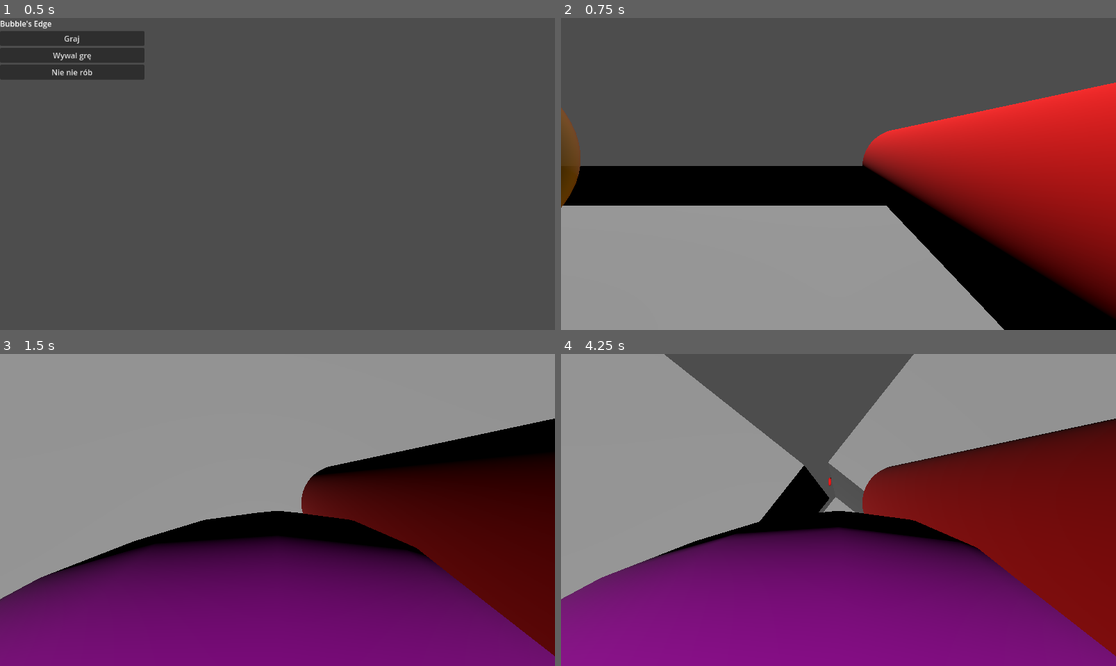
Above: before the commit, frames 1-4 (two rows, left to right).
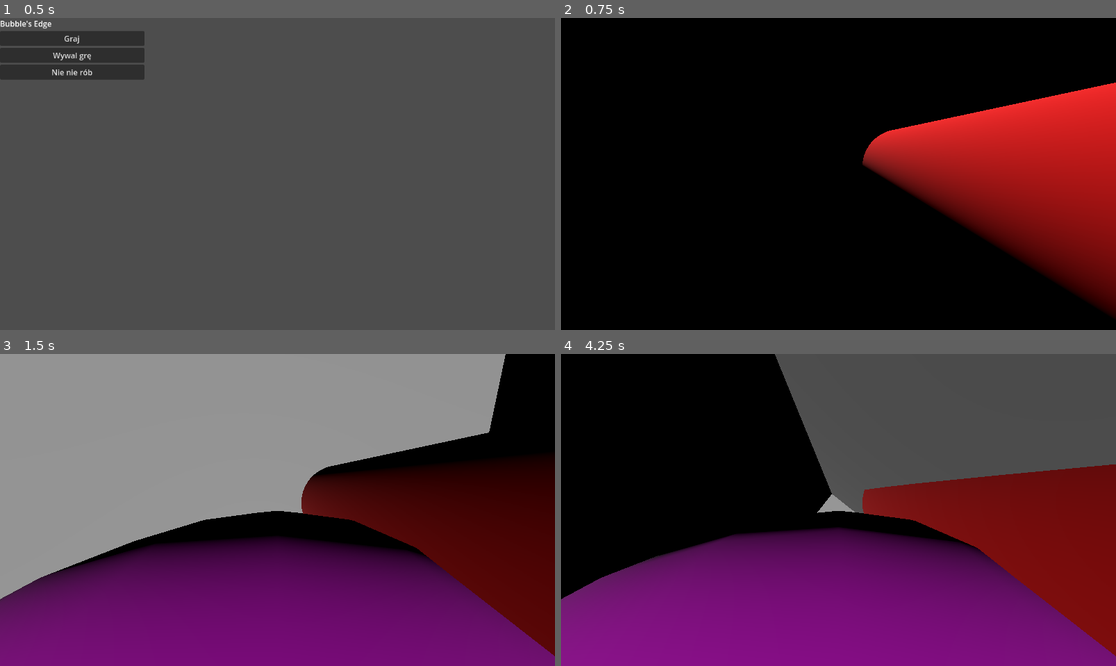
Above: after the commit, the same moments.

Repository: PieroganoReggiano/Bul-bul-myslenia
Game: Godot game, scene res://korzen.tscn
Two runs of this game, one before a commit and one after it. Both use one fixed random seed, a clock stepped at 60 frames per second and the inputs below. Sound files missing from this copy of the repository are replaced by a short silence.
Inputs (mouse positions are in pixels of both pictures, inside the frame that each line leads up to):
- Up to frame 1 (0.5 s): no input
- Up to frame 2 (0.75 s): click "Graj" at 0.5 s
- Up to frame 3 (1.5 s): tap Enter at 1.25 s; move the mouse to (305, 510) at 1.27 s; hold Up (move_forward) from 1.28 s (still down); hold Shift (move_speed) from 1.28 s (still down)
- Up to frame 4 (4.25 s): keep holding Up (move_forward); tap Space (move_jump) at 1.52, 2.27, 3.77 s; move the mouse to (810, 510) at 2.02 s; release Shift (move_speed) at 2.03 s; tap C (move_crouch) at 2.1 s; tap Shift (move_speed) at 2.3, 3.8 s; move the mouse to (849, 503) at 2.77 s; hold Shift (move_speed) 2.78-3.53 s; move the mouse to (832, 516) at 3.52 s; click (832, 516) at 3.6 s

Frame 1 is identical in both runs. In frame 2, 67% of the frame differs, in the area x 0-100%, y 0-100%; in frame 3, 2.3%; in frame 4, 44%.

Commit message:
Initial level, moving door, button, walls

Diff:
--- a/korzen.gd
+++ b/korzen.gd
@@ -3,7 +3,7 @@
 
 @onready var swiat_container : Node = $"SwiatContainer"
 @onready var menu = $GUI/Menu
-var default_swiat_scene = load("res://sceny/arena_1.tscn")
+var default_swiat_scene = load("res://sceny/level1.tscn")
 var default_player = load("res://parkourowiec.tscn")
 
 var current_player : Parkourowiec
--- /dev/null
+++ b/sceny/level1.tscn
@@ -0,0 +1,76 @@
+[gd_scene load_steps=7 format=3 uid="uid://xlaedvrd7t2u"]
+
+[ext_resource type="PackedScene" uid="uid://b158kpbwttwrp" path="res://sceny/sciany/duza.tscn" id="1_brfg6"]
+[ext_resource type="PackedScene" uid="uid://cmsr4nkw02pxu" path="res://sceny/sciany/srednia.tscn" id="2_pytxq"]
+[ext_resource type="PackedScene" uid="uid://c8kix7aoie3ed" path="res://sceny/sciany/drzwi.tscn" id="3_okeaq"]
+[ext_resource type="PackedScene" uid="uid://5q78jlhfia0e" path="res://sceny/sciany/floor_plate.tscn" id="4_txad5"]
+
+[sub_resource type="BoxShape3D" id="BoxShape3D_d4eis"]
+size = Vector3(20, 1, 20)
+
+[sub_resource type="BoxMesh" id="BoxMesh_41y8q"]
+size = Vector3(20, 1, 20)
+
+[node name="Arena1" type="Node3D"]
+
+[node name="Podloga" type="StaticBody3D" parent="."]
+transform = Transform3D(1, 0, 0, 0, 1, 0, 0, 0, 1, 0, -1, 0)
+collision_layer = 3
+collision_mask = 3
+
+[node name="CollisionShape3D" type="CollisionShape3D" parent="Podloga"]
+shape = SubResource("BoxShape3D_d4eis")
+
+[node name="MeshInstance3D" type="MeshInstance3D" parent="Podloga"]
+mesh = SubResource("BoxMesh_41y8q")
+
+[node name="PlayerSpawn" type="Node3D" parent="."]
+transform = Transform3D(1, 0, 0, 0, 1, 0, 0, 0, 1, -7.64208, 1.00376, -6.99704)
+
+[node name="DirectionalLight3D" type="DirectionalLight3D" parent="."]
+transform = Transform3D(1, 0, 0, 0, -0.243073, 0.970008, 0, -0.970008, -0.243073, 0, 1.41495, 0)
+
+[node name="ScianaDuza" parent="." instance=ExtResource("1_brfg6")]
+transform = Transform3D(1, 0, 0, 0, 1, 0, 0, 0, 1, -5, 1, -9)
+
+[node name="ScianaDuza4" parent="." instance=ExtResource("1_brfg6")]
+transform = Transform3D(1, 0, 0, 0, 1, 0, 0, 0, 1, 4, 1, -9)
+
+[node name="ScianaDuza7" parent="." instance=ExtResource("1_brfg6")]
+transform = Transform3D(1, 0, 0, 0, 1, 0, 0, 0, 1, 4, 1, 7)
+
+[node name="ScianaDuza2" parent="." instance=ExtResource("1_brfg6")]
+transform = Transform3D(1, 0, 0, 0, 1, 0, 0, 0, 1, -4, 1, 0)
+
+[node name="ScianaDuza3" parent="." instance=ExtResource("1_brfg6")]
+transform = Transform3D(-4.37114e-08, 0, -1, 0, 1, 0, 1, 0, -4.37114e-08, -9, 1, -4)
+
+[node name="ScianaDuza5" parent="." instance=ExtResource("1_brfg6")]
+transform = Transform3D(-4.37114e-08, 0, -1, 0, 1, 0, 1, 0, -4.37114e-08, 9, 1, -5)
+
+[node name="ScianaDuza6" parent="." instance=ExtResource("1_brfg6")]
+transform = Transform3D(-4.37114e-08, 0, -1, 0, 1, 0, 1, 0, -4.37114e-08, 9, 1, 4)
+
+[node name="ScianaSrednia" parent="." instance=ExtResource("2_pytxq")]
+transform = Transform3D(-4.37114e-08, 0, -1, 0, 1, 0, 1, 0, -4.37114e-08, -4, 1, -7)
+
+[node name="ScianaSrednia3" parent="." instance=ExtResource("2_pytxq")]
+transform = Transform3D(-4.37114e-08, 0, -1, 0, 1, 0, 1, 0, -4.37114e-08, 1, 1, -1)
+
+[node name="ScianaSrednia5" parent="." instance=ExtResource("2_pytxq")]
+transform = Transform3D(-4.37114e-08, 0, -1, 0, 1, 0, 1, 0, -4.37114e-08, 1, 1, -4)
+
+[node name="ScianaSrednia6" parent="." instance=ExtResource("2_pytxq")]
+transform = Transform3D(-4.37114e-08, 0, -1, 0, 1, 0, 1, 0, -4.37114e-08, 1, -2, -7)
+
+[node name="ScianaSrednia2" parent="." instance=ExtResource("2_pytxq")]
+transform = Transform3D(1, 0, 0, 0, 1, 0, 0, 0, 1, -3, 1, -5)
+
+[node name="Door" parent="." instance=ExtResource("3_okeaq")]
+transform = Transform3D(-4.37114e-08, 0, -1, 0, 1, 0, 1, 0, -4.37114e-08, 0, 0, 3.5)
+
+[node name="FloorPlate" parent="." instance=ExtResource("4_txad5")]
+transform = Transform3D(1, 0, 0, 0, 1, 0, 0, 0, 1, 6.93665, -0.403649, 3.37735)
+
+[connection signal="on_pressed" from="FloorPlate" to="Door" method="Open_door"]
+[connection signal="on_released" from="FloorPlate" to="Door" method="Close_door"]
--- /dev/null
+++ b/sceny/sciany/drzwi.gd
@@ -0,0 +1,42 @@
+extends Node3D
+
+var opened : bool = false
+
+const BASE_SPEED = 1.0
+
+var left_wing_spawn_point : float
+var right_wing_spawn_point : float
+var left_wing_dst_point : float
+var right_wing_dst_point : float
+
+# Called when the node enters the scene tree for the first time.
+func _ready() -> void:
+	left_wing_spawn_point = $"Left wing".position.x
+	right_wing_spawn_point = $"Right wing".position.x
+
+	left_wing_dst_point = left_wing_spawn_point + 2.0
+	right_wing_dst_point = right_wing_spawn_point + -2.0
+	pass # Replace with function body.
+
+func Open_door() -> void:
+	print("Door opened")
+	opened = true
+	pass
+
+func Close_door() -> void:
+	print("Door closed")
+	opened = false
+	pass
+
+# Called every frame. 'delta' is the elapsed time since the previous frame.
+func _process(delta: float) -> void:
+	pass
+
+func _physics_process(delta: float) -> void:
+	var move_speed = BASE_SPEED * delta
+	if opened:
+		$"Left wing".position.x = move_toward($"Left wing".position.x, left_wing_dst_point, move_speed)
+		$"Right wing".position.x = move_toward($"Right wing".position.x, right_wing_dst_point, move_speed)
+	else:
+		$"Left wing".position.x = move_toward($"Left wing".position.x, left_wing_spawn_point, move_speed)
+		$"Right wing".position.x = move_toward($"Right wing".position.x, right_wing_spawn_point, move_speed)
--- /dev/null
+++ b/sceny/sciany/drzwi.tscn
@@ -0,0 +1,39 @@
+[gd_scene load_steps=5 format=3 uid="uid://c8kix7aoie3ed"]
+
+[ext_resource type="Script" path="res://sceny/sciany/drzwi.gd" id="1_nn2pk"]
+
+[sub_resource type="BoxShape3D" id="BoxShape3D_y0ac0"]
+size = Vector3(3, 4, 1)
+
+[sub_resource type="StandardMaterial3D" id="StandardMaterial3D_mtce2"]
+albedo_color = Color(0.52549, 1, 1, 1)
+
+[sub_resource type="BoxMesh" id="BoxMesh_61xi8"]
+material = SubResource("StandardMaterial3D_mtce2")
+size = Vector3(3, 4, 1)
+
+[node name="Door" type="Node3D"]
+script = ExtResource("1_nn2pk")
+
+[node name="Right wing" type="StaticBody3D" parent="."]
+transform = Transform3D(1, 0, 0, 0, 1, 0, 0, 0, 1, -1.5, 0, 0)
+collision_layer = 3
+collision_mask = 3
+
+[node name="CollisionShape3D" type="CollisionShape3D" parent="Right wing"]
+shape = SubResource("BoxShape3D_y0ac0")
+
+[node name="MeshInstance3D" type="MeshInstance3D" parent="Right wing"]
+transform = Transform3D(-1, 0, -8.74228e-08, 0, 1, 0, 8.74228e-08, 0, -1, 0, 0, 0)
+mesh = SubResource("BoxMesh_61xi8")
+
+[node name="Left wing" type="StaticBody3D" parent="."]
+transform = Transform3D(1, 0, 0, 0, 1, 0, 0, 0, 1, 1.5, 0, 0)
+collision_layer = 3
+collision_mask = 3
+
+[node name="CollisionShape3D" type="CollisionShape3D" parent="Left wing"]
+shape = SubResource("BoxShape3D_y0ac0")
+
+[node name="MeshInstance3D" type="MeshInstance3D" parent="Left wing"]
+mesh = SubResource("BoxMesh_61xi8")
--- /dev/null
+++ b/sceny/sciany/duza.tscn
@@ -0,0 +1,17 @@
+[gd_scene load_steps=3 format=3 uid="uid://b158kpbwttwrp"]
+
+[sub_resource type="BoxShape3D" id="BoxShape3D_y0ac0"]
+size = Vector3(9, 4, 1)
+
+[sub_resource type="BoxMesh" id="BoxMesh_61xi8"]
+size = Vector3(9, 4, 1)
+
+[node name="ScianaDuza" type="StaticBody3D"]
+collision_layer = 3
+collision_mask = 3
+
+[node name="CollisionShape3D" type="CollisionShape3D" parent="."]
+shape = SubResource("BoxShape3D_y0ac0")
+
+[node name="MeshInstance3D" type="MeshInstance3D" parent="."]
+mesh = SubResource("BoxMesh_61xi8")
--- /dev/null
+++ b/sceny/sciany/floor_plate.gd
@@ -0,0 +1,22 @@
+extends StaticBody3D
+
+signal on_pressed
+signal on_released
+
+# Called when the node enters the scene tree for the first time.
+func _ready() -> void:
+	pass # Replace with function body.
+
+# Called every frame. 'delta' is the elapsed time since the previous frame.
+func _process(delta: float) -> void:
+	pass
+
+
+func _on_area_3d_body_entered(body: Node3D) -> void:
+	print("Button pressed")
+	on_pressed.emit()
+
+
+func _on_area_3d_body_exited(body: Node3D) -> void:
+	print("Button released")
+	on_released.emit()
--- /dev/null
+++ b/sceny/sciany/floor_plate.tscn
@@ -0,0 +1,37 @@
+[gd_scene load_steps=6 format=3 uid="uid://5q78jlhfia0e"]
+
+[ext_resource type="Script" path="res://sceny/sciany/floor_plate.gd" id="1_ftj7a"]
+
+[sub_resource type="BoxShape3D" id="BoxShape3D_y0ac0"]
+size = Vector3(1, 0.1, 1)
+
+[sub_resource type="StandardMaterial3D" id="StandardMaterial3D_hlsok"]
+albedo_color = Color(1, 0, 0, 1)
+
+[sub_resource type="BoxMesh" id="BoxMesh_61xi8"]
+material = SubResource("StandardMaterial3D_hlsok")
+size = Vector3(1, 0.2, 1)
+
+[sub_resource type="BoxShape3D" id="BoxShape3D_jxlsu"]
+size = Vector3(1, 0.25, 1)
+
+[node name="FloorPlate" type="StaticBody3D"]
+collision_layer = 3
+collision_mask = 3
+script = ExtResource("1_ftj7a")
+
+[node name="CollisionShape3D" type="CollisionShape3D" parent="."]
+transform = Transform3D(1, 0, 0, 0, 1, 0, 0, 0, 1, 0, -0.0391719, 0)
+shape = SubResource("BoxShape3D_y0ac0")
+
+[node name="MeshInstance3D" type="MeshInstance3D" parent="."]
+mesh = SubResource("BoxMesh_61xi8")
+
+[node name="Area3D" type="Area3D" parent="."]
+
+[node name="CollisionShape3D2" type="CollisionShape3D" parent="Area3D"]
+transform = Transform3D(1, 0, 0, 0, 1, 0, 0, 0, 1, 0, 0.248654, 0)
+shape = SubResource("BoxShape3D_jxlsu")
+
+[connection signal="body_entered" from="Area3D" to="." method="_on_area_3d_body_entered"]
+[connection signal="body_exited" from="Area3D" to="." method="_on_area_3d_body_exited"]
--- /dev/null
+++ b/sceny/sciany/mala.tscn
@@ -0,0 +1,18 @@
+[gd_scene load_steps=3 format=3 uid="uid://b64k6yjjl2k8t"]
+
+[sub_resource type="BoxShape3D" id="BoxShape3D_y0ac0"]
+size = Vector3(1, 4, 1)
+
+[sub_resource type="BoxMesh" id="BoxMesh_61xi8"]
+size = Vector3(1, 4, 1)
+
+[node name="ScianaMala" type="StaticBody3D"]
+collision_layer = 3
+collision_mask = 3
+
+[node name="CollisionShape3D" type="CollisionShape3D" parent="."]
+shape = SubResource("BoxShape3D_y0ac0")
+
+[node name="MeshInstance3D" type="MeshInstance3D" parent="."]
+transform = Transform3D(1, 0, 0, 0, 1, 0, 0, 0, 1, 0.0239053, -0.00718212, 0.00888252)
+mesh = SubResource("BoxMesh_61xi8")
--- /dev/null
+++ b/sceny/sciany/srednia.tscn
@@ -0,0 +1,17 @@
+[gd_scene load_steps=3 format=3 uid="uid://cmsr4nkw02pxu"]
+
+[sub_resource type="BoxShape3D" id="BoxShape3D_y0ac0"]
+size = Vector3(3, 4, 1)
+
+[sub_resource type="BoxMesh" id="BoxMesh_61xi8"]
+size = Vector3(3, 4, 1)
+
+[node name="ScianaSrednia" type="StaticBody3D"]
+collision_layer = 3
+collision_mask = 3
+
+[node name="CollisionShape3D" type="CollisionShape3D" parent="."]
+shape = SubResource("BoxShape3D_y0ac0")
+
+[node name="MeshInstance3D" type="MeshInstance3D" parent="."]
+mesh = SubResource("BoxMesh_61xi8")
